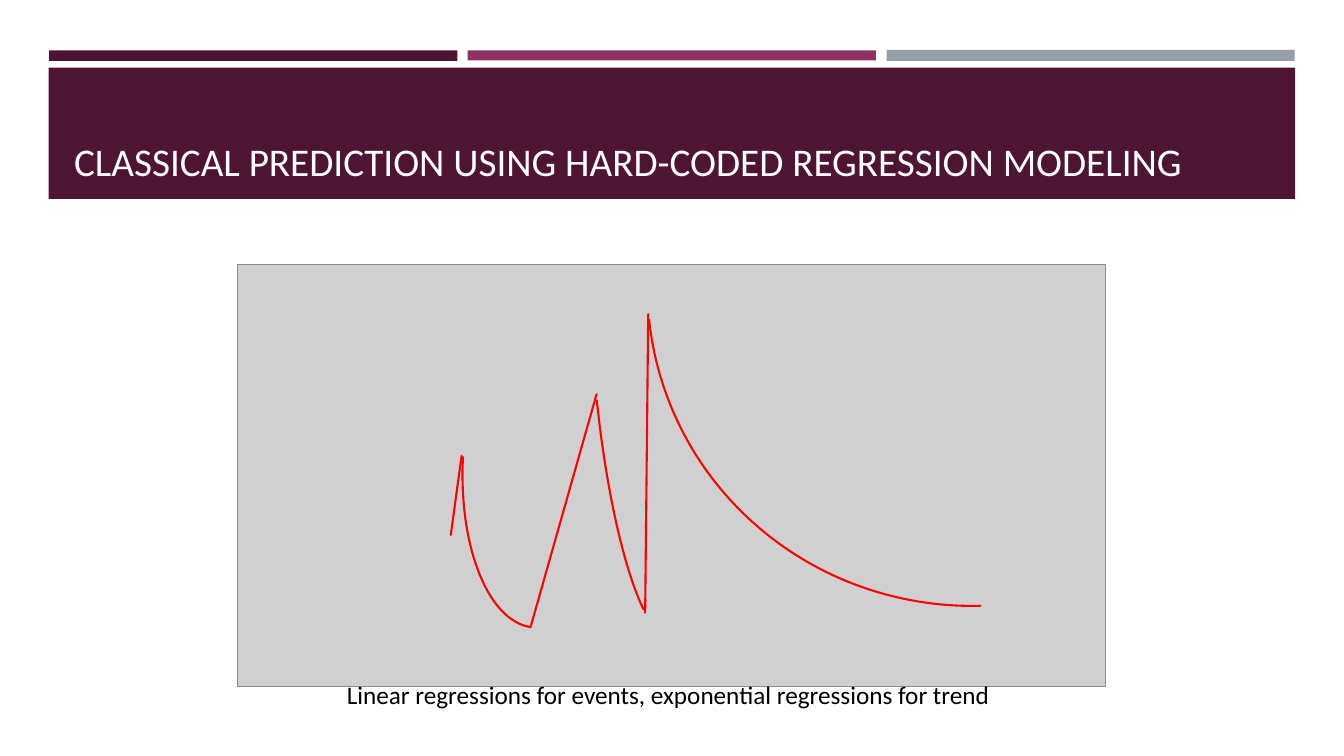
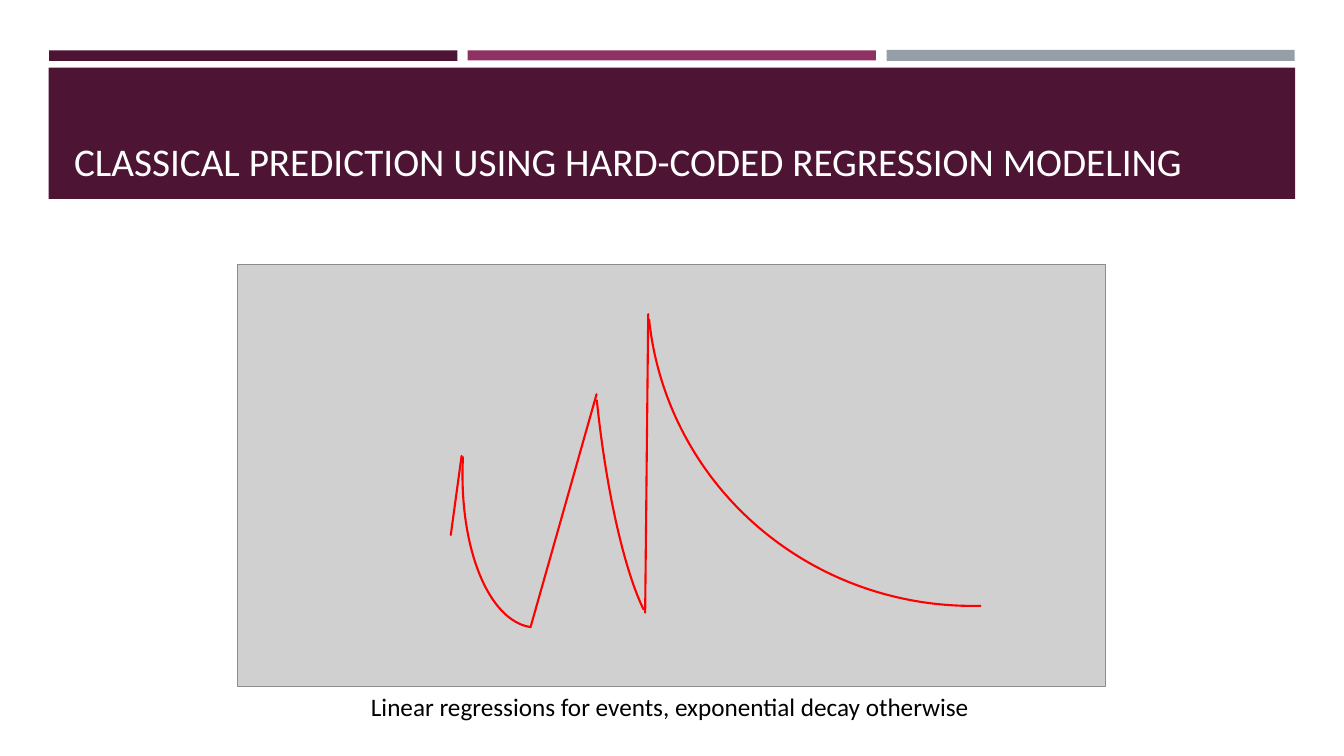
Before and after one commit to akashlevy/Deep-Learn-Oil, a slide deck: slide 4 of presentations/TRiCAM QRI Introductory Presentation.pptx (slide 6 before the commit). Drawn at 1344x756 pixels with LibreOffice and Linux fonts; fonts in the diff are those of the drawing; grey boxes stand for pictures. Boxes give left, top, right and bottom in pixels: in the first picture for what was removed or moved away, otherwise in the second. Text is boxed around its words. In the diff, an @@ line names an element or a change of style, - is before the commit and + after.

```diff
--- a/presentations/TRiCAM QRI Introductory Presentation.pptx
+++ b/presentations/TRiCAM QRI Introductory Presentation.pptx
@@ text at [371, 698, 968, 721]: text changed @@
-Linear regressions for events, exponential regressions for trend
+Linear regressions for events, exponential decay otherwise
```
Also in this commit, not shown: 5 other slides changed, 12 slides added, 1 slide removed.
